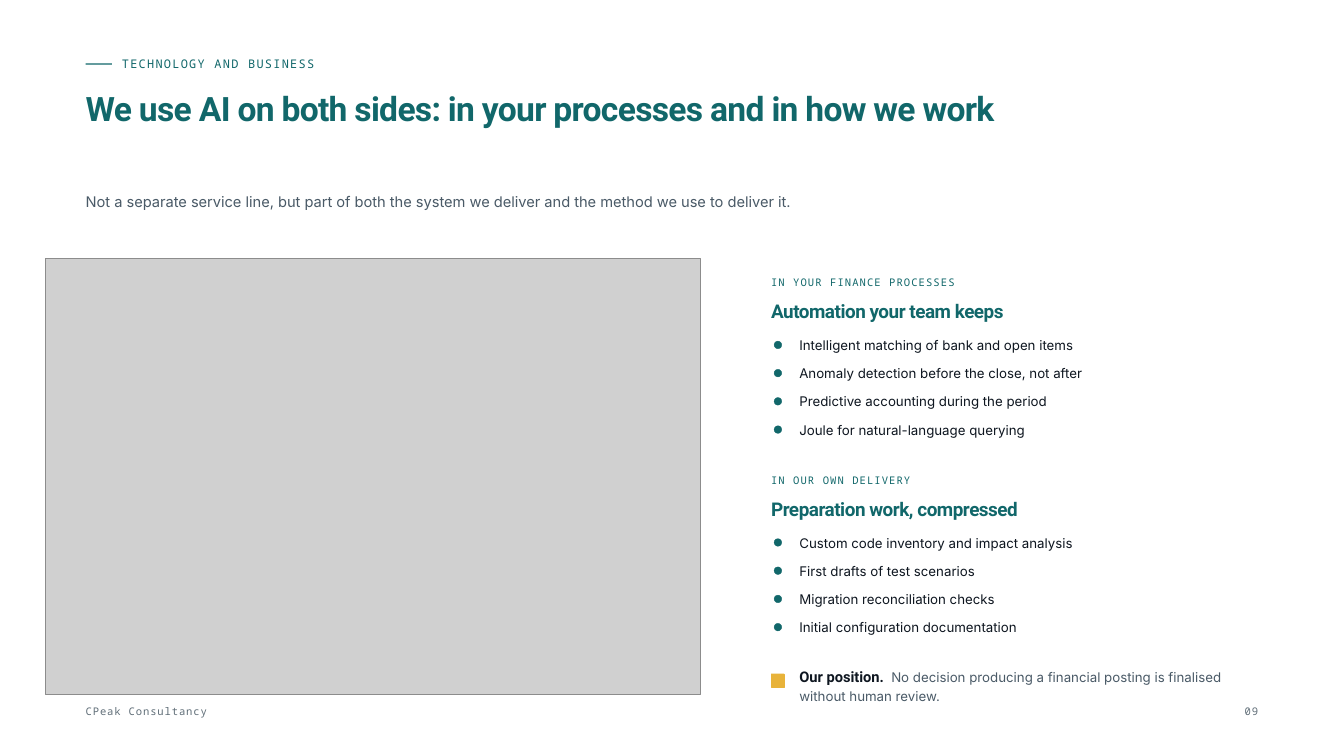
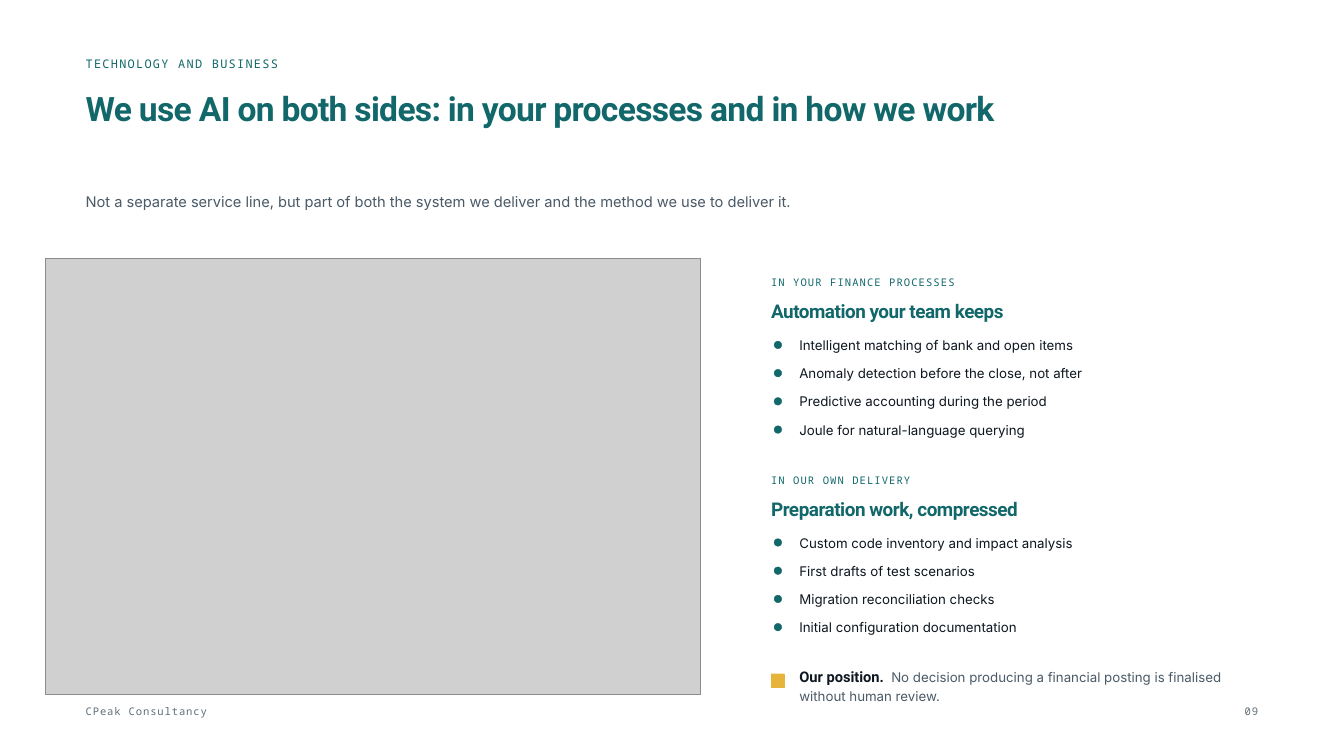
Before and after one commit to narinygt/Default, a slide deck: slide 9 of sunum/CPeak-Consultancy-Company-Overview.pptx. Drawn at 1344x756 pixels with LibreOffice and Linux fonts; fonts in the diff are those of the drawing; grey boxes stand for pictures. Boxes give left, top, right and bottom in pixels: in the first picture for what was removed or moved away, otherwise in the second. Text is boxed around its words. In the diff, an @@ line names an element or a change of style, - is before the commit and + after.

```diff
--- a/sunum/CPeak-Consultancy-Company-Overview.pptx
+++ b/sunum/CPeak-Consultancy-Company-Overview.pptx
@@ text "TECHNOLOGY AND BUSINESS": place and size @@
-text "TECHNOLOGY AND BUSINESS" at [122, 59, 314, 68]
+text "TECHNOLOGY AND BUSINESS" at [86, 59, 278, 68]
@@ line removed from (86, 65) to (112, 65) @@
```
Also in this commit, not shown: 11 other slides changed, 6 other files.
